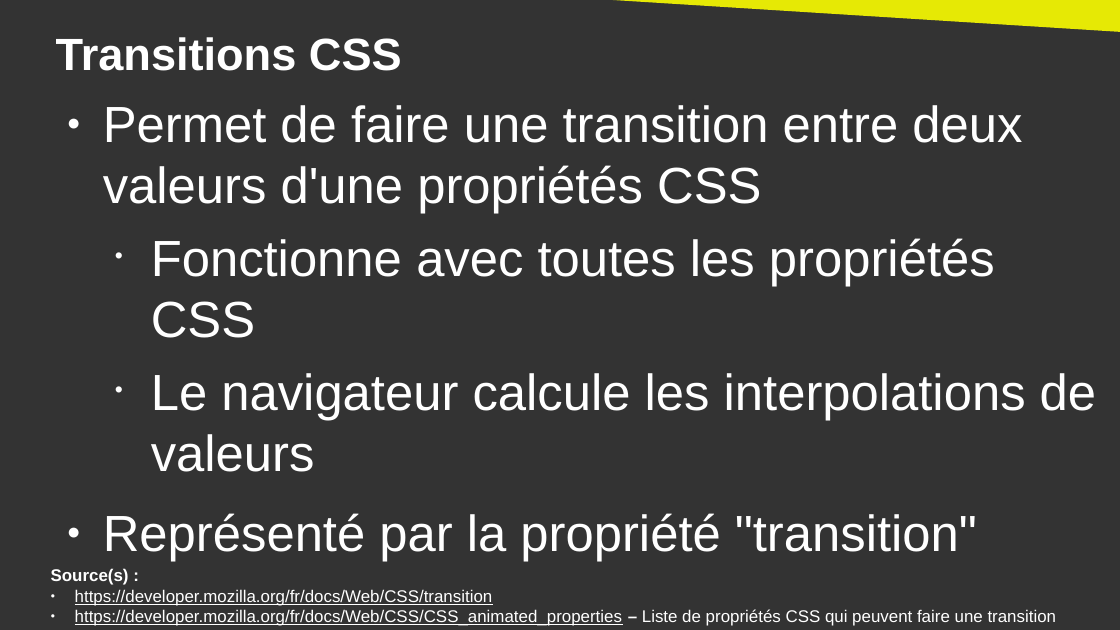
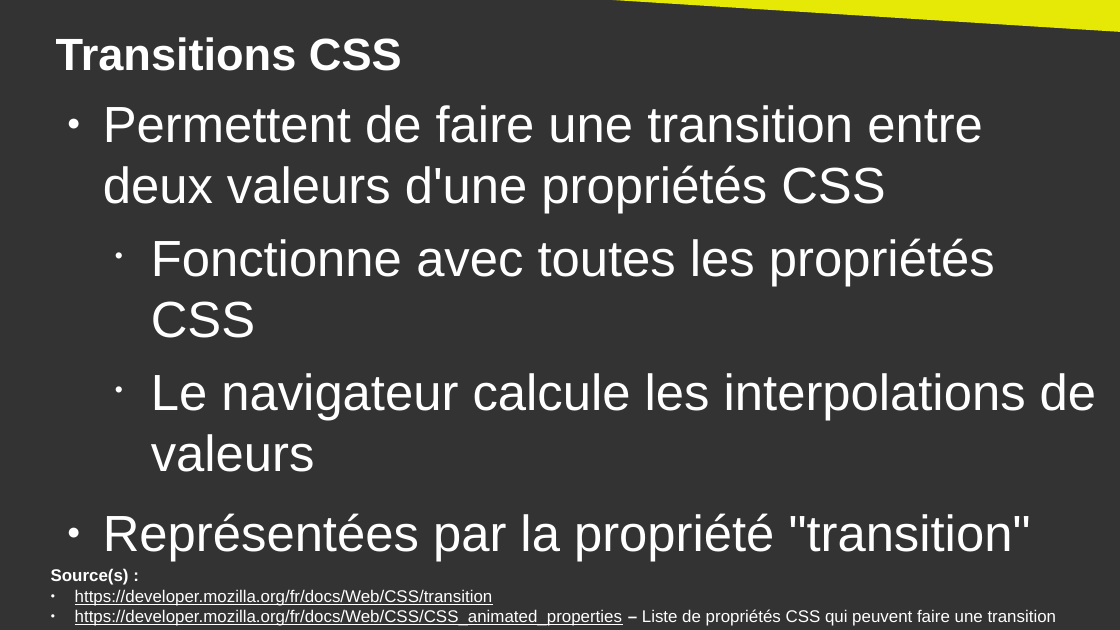
Before and after one commit to DanYellow/cours, a slide deck: slide 6 of integration-web-s2/travaux-pratiques/numero-2/presentation.odp. Drawn at 1120x630 pixels with LibreOffice and Linux fonts; fonts in the diff are those of the drawing. Boxes give left, top, right and bottom in pixels: in the first picture for what was removed or moved away, otherwise in the second. Text is boxed around its words. In the diff, an @@ line names an element or a change of style, - is before the commit and + after.

```diff
--- a/integration-web-s2/travaux-pratiques/numero-2/presentation.odp
+++ b/integration-web-s2/travaux-pratiques/numero-2/presentation.odp
@@ text at [103,105,983,214]: text changed @@
-● Permet de faire une transition entre deux valeurs d'une propriétés CSS
+● Permettent de faire une transition entre deux valeurs d'une propriétés CSS
@@ text at [103,513,1031,562]: text changed @@
-● Représenté par la propriété "transition"
+● Représentées par la propriété "transition"
```
Also in this commit, not shown: 9 other slides changed, 1 other file.
